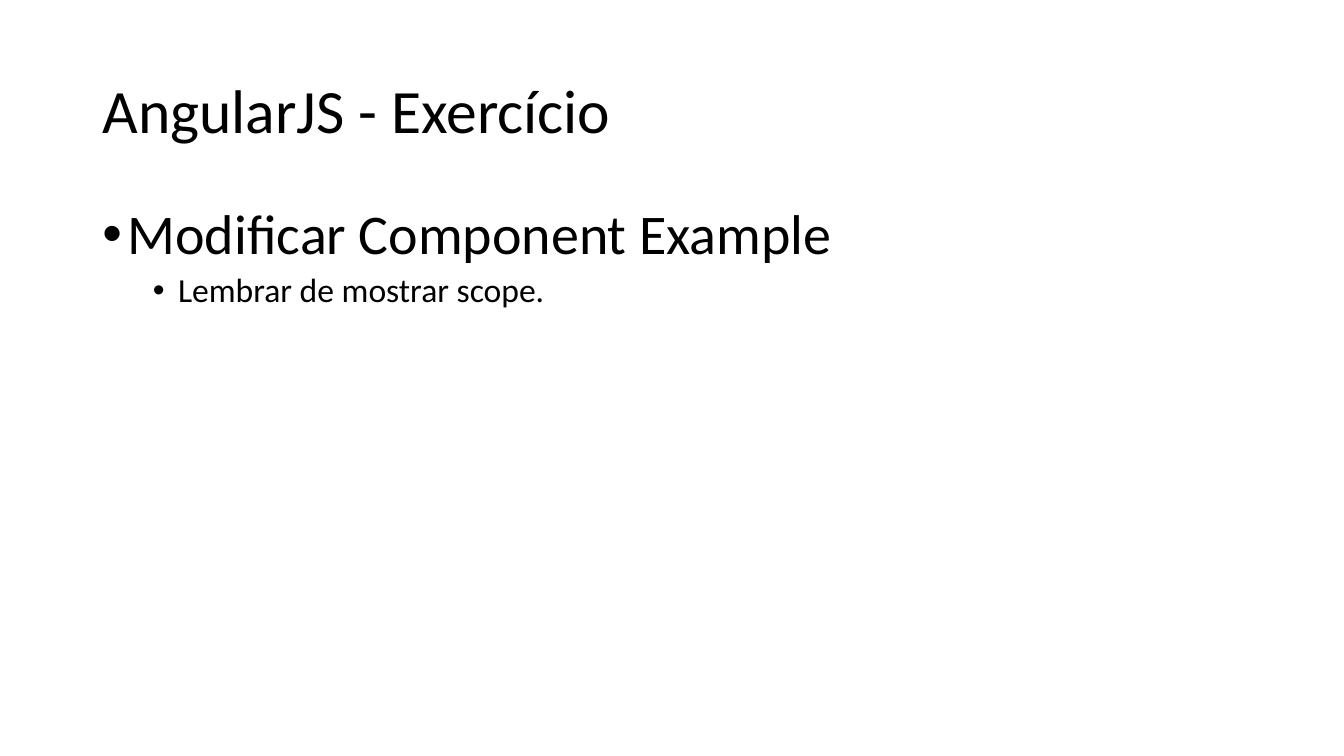
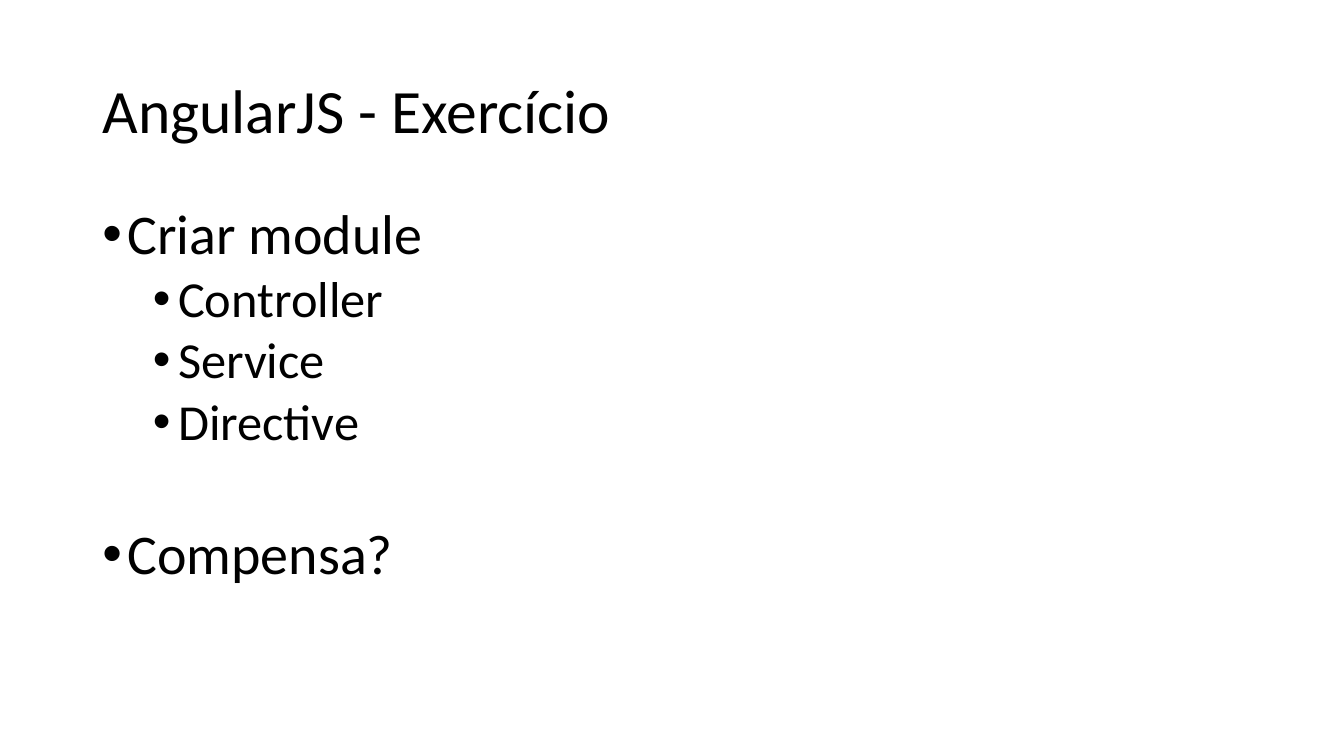
Before and after one commit to hugoj-goncalves/workshop-angularjs, a slide deck: slide 28 of Apresentação Workshop Angular.pptx (slide 23 before the commit). Drawn at 1344x756 pixels with LibreOffice and Linux fonts; fonts in the diff are those of the drawing. Boxes give left, top, right and bottom in pixels: in the first picture for what was removed or moved away, otherwise in the second. Text is boxed around its words. In the diff, an @@ line names an element or a change of style, - is before the commit and + after.

```diff
--- a/Apresentação Workshop Angular.pptx
+++ b/Apresentação Workshop Angular.pptx
@@ text at bbox=[128, 215, 423, 583]: text changed; size 40 to 36 pt @@
-• Modificar Component Example
-  • Lembrar de mostrar scope.
+• Criar module
+  • Controller
+  • Service
+  • Directive
+• Compensa?
```
Also in this commit, not shown: 3 other slides changed, 6 slides added, 1 slide removed.
